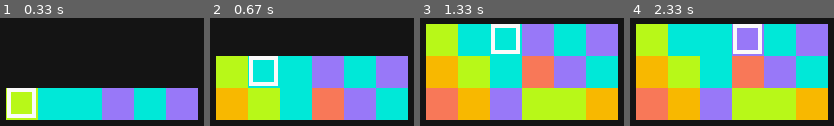
Above: before the commit, frames 1-4 (left to right).
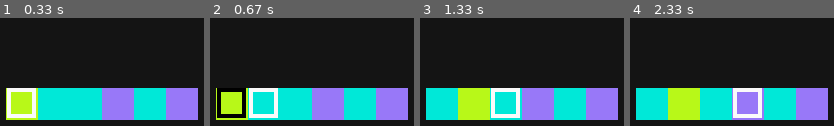
Above: after the commit, the same moments.

Repository: mariagregorio/pygame-projects
Game: pygame game, started from puzzle-challenge/just-blocks.py
The game is run twice, just before and just after one commit, with the same random seed, the same clock (stepped at 60 frames per second) and the same inputs.
Inputs:
- Up to frame 1 (0.33 s): no input
- Up to frame 2 (0.67 s): hold Space from 0.33 s (still down); hold Right from 0.33 s (still down)
- Up to frame 3 (1.33 s): release Space at 0.8 s; release Right at 0.8 s; tap Space at 0.83 s; hold Right from 1.17 s (still down)
- Up to frame 4 (2.33 s): release Right at 1.63 s; hold Up 1.67-1.97 s; hold Right from 2 s (still down)

Frame 1 is identical in both runs. In frame 2, 51% of the frame differs, in the area x 2-98%, y 35-95%; in frame 3, 84%, in the area x 2-98%, y 5-95%; in frame 4, 84%.

Commit message:
basic logic for the game to actually work

Diff:
--- a/puzzle-challenge/just-blocks.py
+++ b/puzzle-challenge/just-blocks.py
@@ -1,5 +1,4 @@
 import random
-
 import pygame
 
 pygame.init()
@@ -31,6 +30,8 @@
         self.id = block_id_count
         block_id_count += 1
         self.focused = False
+        self.selected = False
+        self.allowed_for_switch = False
 
     def draw(self, grid_surface):
         pygame.draw.rect(grid_surface, self.color[1], (self.x, self.y, self.width, self.height))
@@ -44,6 +45,14 @@
         self.height = 384
         self.width = 192
         self.grid_surface = pygame.Surface((self.width, self.height))
+        self.animation_count = 1
+        self.selected_block = None
+
+    def animate_blocks(self):
+        if self.animation_count < 6:
+            self.animation_count += 1
+        else:
+            self.animation_count = 1
 
     def display(self):
         global window
@@ -52,11 +61,13 @@
     def generate_line(self):
         new_line = []
         colors = [(1, (152, 120, 248)), (2, (0, 232, 216)), (3, (184, 248, 24)), (4, (248, 184, 0)),
-                  (5, (248, 120, 88)), (6, (0, 0, 0))]
+                  (5, (248, 120, 88)), (6, (20, 20, 20))]
+
+        # TODO stop the game when you reach 12 lines, and show a "you lose" message and "start again" option
         if len(self.blocks) < 12:
             # move all lines -32 in y
             if len(self.blocks) > 0:
-                for i, i_line in enumerate(self.blocks):
+                for i_line in self.blocks:
                     for i_block in i_line:
                         i_block.y -= 32
 
@@ -72,40 +83,107 @@
                 for j, i_block in enumerate(i_line):
                     if i != len(self.blocks) - 1 and self.blocks[i][j].color[0] != 6 \
                             and self.blocks[i+1][j].color[0] == 6:
-                        # make the block below the current same color as current
-                        self.blocks[i+1][j].color = self.blocks[i][j].color
-                        # make current block empty
-                        self.blocks[i][j].color = (6, (0, 0, 0))
-
+                        # make the block below the current same color as current, make current block empty
+                        if self.animation_count == 6:
+                            self.blocks[i+1][j].color = self.blocks[i][j].color
+                            self.blocks[i][j].color = (6, (20, 20, 20))
+
+    def check_current_focus_is_not_empty(self):
+        for i, j_line in enumerate(self.blocks):
+            for j, j_block in enumerate(j_line):
+                if (j_block.focused or j_block.selected) and j_block.color[0] == 6:
+                    # start checking closest not empty
+                    j_block.focused = False
+                    j_block.selected = False
+                    not_empty_found = False
+                    search_level = 1
+                    while not_empty_found is False:
+                        # search right
+                        try:
+                            if self.blocks[i][j + search_level].color[0] != 6:
+                                self.blocks[i][j + search_level].focused = True
+                                not_empty_found = True
+                                break
+                        except IndexError:
+                            pass
+                        # search left
+                        try:
+                            if self.blocks[i][j - search_level].color[0] != 6:
+                                self.blocks[i][j - search_level].focused = True
+                                not_empty_found = True
+                                break
+                        except IndexError:
+                            pass
+                        # search down
+                        try:
+                            if self.blocks[i + search_level][j].color[0] != 6:
+                                self.blocks[i + search_level][j].focused = True
+                                not_empty_found = True
+                                break
+                        except IndexError:
+                            pass
+                        # search down-right
+                        try:
+                            if self.blocks[i + search_level][j + search_level].color[0] != 6:
+                                self.blocks[i + search_level][j + search_level].focused = True
+                                not_empty_found = True
+                                break
+                        except IndexError:
+                            pass
+                        # search down-left
+                        try:
+                            if self.blocks[i + search_level][j - search_level].color[0] != 6:
+                                self.blocks[i + search_level][j - search_level].focused = True
+                                not_empty_found = True
+                                break
+                        except IndexError:
+                            pass
+                        search_level += 1
+                    self.selected_block = None
+
+    # this is buggy, check vertical matches are working fine
+    # UPDATE: CHECKED BUT STAY ALERT
     def check_for_matching_blocks(self):
         for i, i_line in enumerate(self.blocks):
             for j, i_block in enumerate(i_line):
                 # check left to right matching blocks
                 try:
-                    if self.blocks[i][j + 1].color == i_block.color and self.blocks[i][j + 2].color == i_block.color:
-                        try:
-                            if self.blocks[i][j + 3].color == i_block.color:
-                                try:
-                                    if self.blocks[i][j + 4].color == i_block.color:
-                                        try:
-                                            if self.blocks[i][j + 5].color == i_block.color:
-                                                print("we have 6 horizontal at line {} block {}".format(i, j))
-                                                continue
-                                        except IndexError:
-                                            pass
-                                        print("we have 5 horizontal at line {} block {}".format(i, j))
-                                        continue
-                                except IndexError:
-                                    pass
-                                print("we have 4 horizontal at line {} block {}".format(i, j))
-                                continue
-                            else:
-                                pass
-                        except IndexError:
-                            pass
-                        print("we have 3 horizontal at line {} block {}".format(i, j))
+                    if self.blocks[i][j + 1].color == i_block.color and self.blocks[i][j + 2].color == i_block.color \
+                            and i_block.color[0] != 6:
+                        self.blocks[i][j].color = (6, (20, 20, 20))
+                        self.blocks[i][j + 1].color = (6, (20, 20, 20))
+                        self.blocks[i][j + 2].color = (6, (20, 20, 20))
+                        print("found 3 in line horizontal")
+                        if self.blocks[i][j + 3].color == i_block.color:
+                            self.blocks[i][j + 3].color = (6, (20, 20, 20))
+                            print("found 4 in line horizontal")
+                            if self.blocks[i][j + 4].color == i_block.color:
+                                self.blocks[i][j + 4].color = (6, (20, 20, 20))
+                                print("found 5 in line horizontal")
+                                if self.blocks[i][j + 5].color == i_block.color:
+                                    self.blocks[i][j + 5].color = (6, (20, 20, 20))
+                                    print("found 6 in line horizontal")
                 except IndexError:
-                    continue
+                    pass
+                # check top to bottom matching blocks
+                try:
+                    if self.blocks[i + 1][j].color == i_block.color and self.blocks[i + 2][j].color == i_block.color \
+                            and i_block.color[0] != 6:
+                        self.blocks[i][j].color = (6, (20, 20, 20))
+                        self.blocks[i + 1][j].color = (6, (20, 20, 20))
+                        self.blocks[i + 2][j].color = (6, (20, 20, 20))
+                        print("found 3 in line vertical")
+                        if self.blocks[i + 3][j].color == i_block.color:
+                            self.blocks[i + 3][j].color = (6, (20, 20, 20))
+                            print("found 4 in line vertical")
+                            if self.blocks[i + 4][j].color == i_block.color:
+                                self.blocks[i + 4][j].color = (6, (20, 20, 20))
+                                print("found 5 in line vertical")
+                                if self.blocks[i + 5][j].color == i_block.color:
+                                    self.blocks[i + 5][j].color = (6, (20, 20, 20))
+                                    print("found 6 in line vertical")
+                except IndexError:
+                    pass
 
 
 run = True
@@ -116,25 +194,66 @@
 
 grid.blocks[0][0].focused = True
 
-
+NEWLINE = pygame.USEREVENT + 1
+pygame.time.set_timer(NEWLINE, 5000)
+
+selected_block_animation_counter = 0
+
+# TODO don't start the game right away! make a "start" button
+# TODO add score functionality and display it
 while run:
     for event in pygame.event.get():
         if event.type == pygame.QUIT:
             run = False
+
         if event.type == pygame.KEYDOWN:
             if event.key == pygame.K_SPACE:
-                grid.generate_line()
+                for i, line in enumerate(grid.blocks):
+                    for j, block in enumerate(line):
+                        if block.focused and block.selected is False and grid.selected_block is None:
+                            block.selected = True
+                            grid.selected_block = block.id
+                        elif block.focused and block.selected is True:
+                            block.selected = False
+                            grid.selected_block = None
+                        elif block.focused and block.selected is False and grid.selected_block is not None:
+                            # make the switch
+                            for k_line in grid.blocks:
+                                for l_block in k_line:
+                                    if l_block.selected:
+                                        focused_color = block.color
+                                        selected_color = l_block.color
+                                        l_block.color = focused_color
+                                        block.color = selected_color
+                                        l_block.selected = False
+                                        grid.selected_block = None
+                                        break
+
             if event.key == pygame.K_RIGHT:
                 for i, line in enumerate(grid.blocks):
                     for j, block in enumerate(line):
-                        if block.focused and j != 5:
+                        if block.focused and j != 5 and line[j + 1].color[0] != 6:
+                            if grid.selected_block is not None and (block.selected is True or
+                                                                    grid.blocks[i][j + 1].selected is True):
+                                block.focused = False
+                                grid.blocks[i][j + 1].focused = True
+                            elif grid.selected_block is not None and block.id != grid.selected_block:
+                                pass
+                                break
                             block.focused = False
                             grid.blocks[i][j + 1].focused = True
                             break
             if event.key == pygame.K_LEFT:
                 for i, line in enumerate(grid.blocks):
                     for j, block in enumerate(line):
-                        if block.focused and j != 0:
+                        if block.focused and j != 0 and line[j - 1].color[0] != 6:
+                            if grid.selected_block is not None and (block.selected is True or
+                                                                    grid.blocks[i][j - 1].selected is True):
+                                block.focused = False
+                                grid.blocks[i][j - 1].focused = True
+                            elif grid.selected_block is not None and block.id != grid.selected_block:
+                                pass
+                                break
                             block.focused = False
                             grid.blocks[i][j - 1].focused = True
                             break
@@ -146,6 +265,14 @@
                     if not found:
                         for j, block in enumerate(line):
                             if block.focused and i != len(grid.blocks) - 1:
+                                if grid.selected_block is not None and (block.selected is True or
+                                                                        grid.blocks[i + 1][j].selected is True):
+                                    block.focused = False
+                                    grid.blocks[i + 1][j].focused = True
+                                    found = True
+                                elif grid.selected_block is not None and block.id != grid.selected_block:
+                                    pass
+                                    break
                                 block.focused = False
                                 grid.blocks[i + 1][j].focused = True
                                 found = True
@@ -153,14 +280,28 @@
             if event.key == pygame.K_UP:
                 for i, line in enumerate(grid.blocks):
                     for j, block in enumerate(line):
-                        if block.focused and i != 0:
+                        if block.focused and i != 0 and grid.blocks[i - 1][j].color[0] != 6:
+                            if grid.selected_block is not None and (block.selected is True or
+                                                                    grid.blocks[i - 1][j].selected is True):
+                                block.focused = False
+                                grid.blocks[i - 1][j].focused = True
+                            elif grid.selected_block is not None and block.id != grid.selected_block:
+                                pass
+                                break
                             block.focused = False
                             grid.blocks[i - 1][j].focused = True
                             break
+        if event.type == NEWLINE:
+            grid.generate_line()
 
     window.fill((20, 20, 20))
     grid.display()
     grid.grid_surface.fill((20, 20, 20))
+
+    if selected_block_animation_counter < 10:
+        selected_block_animation_counter += 1
+    else:
+        selected_block_animation_counter = 0
 
     for line in grid.blocks:
         for block in line:
@@ -168,9 +309,19 @@
             if block.focused:
                 pygame.draw.rect(grid.grid_surface, (250, 250, 250), (block.x + 1, block.y, block.width - 3,
                                                                       block.height - 2), 4)
+            if block.selected:
+                if 0 <= selected_block_animation_counter < 6:
+                    selected_border_color = (250, 250, 250)
+                else:
+                    selected_border_color = (0, 0, 0)
+                pygame.draw.rect(grid.grid_surface, selected_border_color, (block.x + 1, block.y, block.width - 3,
+                                                                            block.height - 2), 4)
+            # TODO animate allowed blocks for the switch
 
     grid.check_for_empty_block()
     grid.check_for_matching_blocks()
+    grid.animate_blocks()
+    grid.check_current_focus_is_not_empty()
 
     pygame.display.update()
     clock.tick(30)
